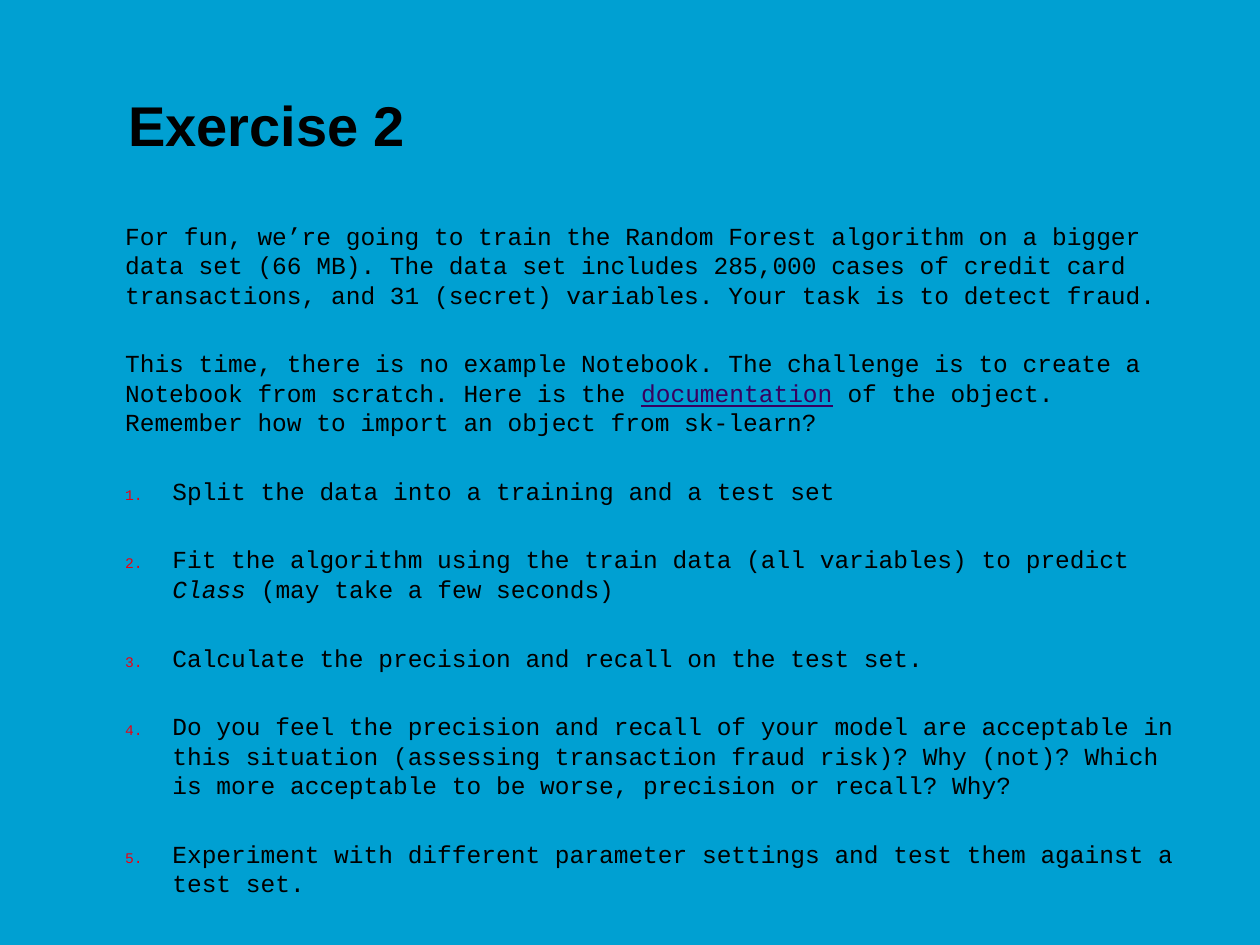
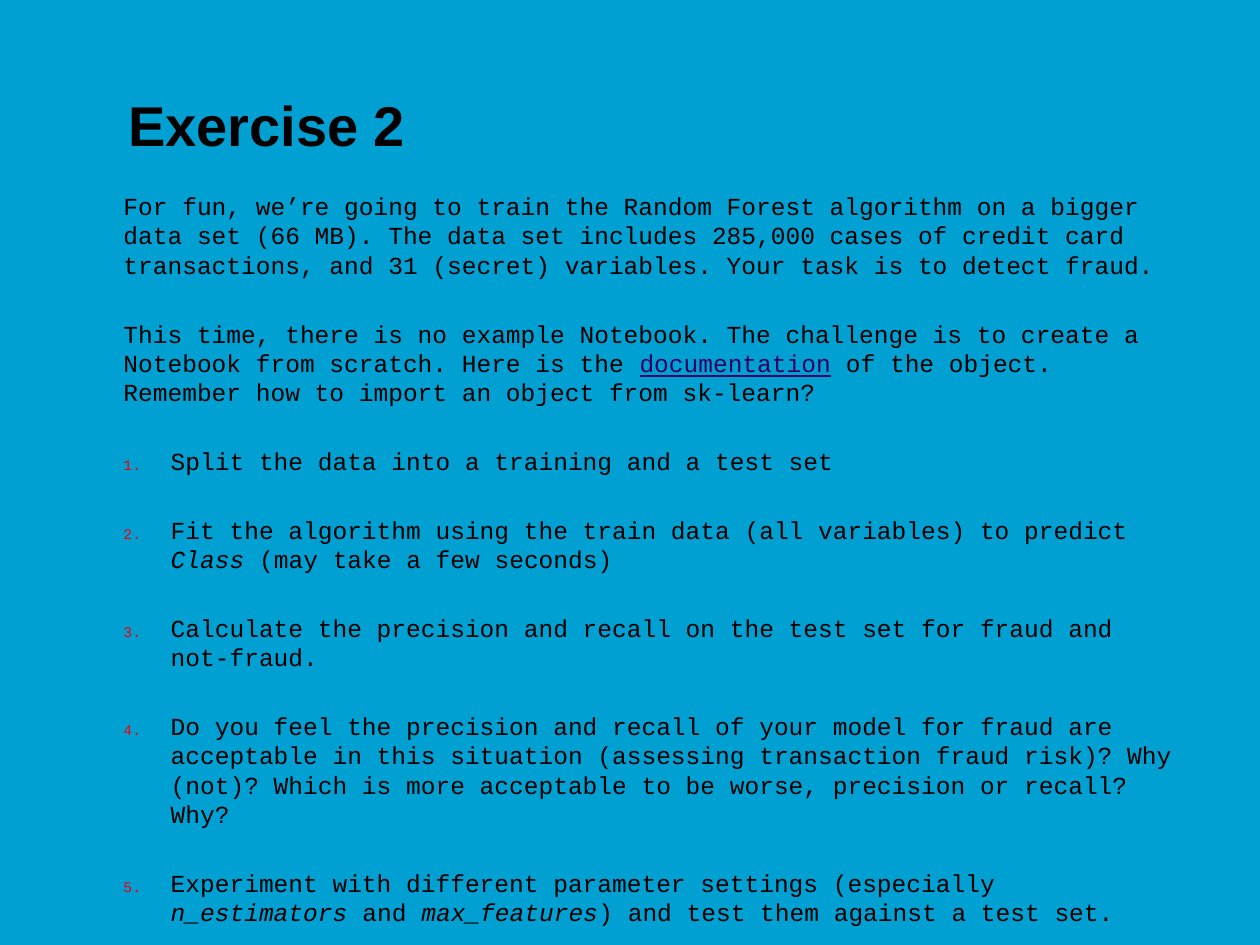
Before and after one commit to jonasmoons/data-driven-learning, a slide deck: slide 20 of slides/Week 5 - machine learning.pptx (slide 19 before the commit). Drawn at 1260x945 pixels with LibreOffice and Linux fonts; fonts in the diff are those of the drawing; background and template pictures are left out. Boxes give left, top, right and bottom in pixels: in the first picture for what was removed or moved away, otherwise in the second. Text is boxed around its words. In the diff, an @@ line names an element or a change of style, - is before the commit and + after.

```diff
--- a/slides/Week 5 - machine learning.pptx
+++ b/slides/Week 5 - machine learning.pptx
@@ text "For fun, we’re going to ...": place and size @@
-text "For fun, we’re going to ..." at box(125, 227, 1173, 893)
+text "For fun, we’re going to ..." at box(123, 197, 1171, 926)
@@ text at box(171, 619, 1171, 926): text changed @@
-3. Calculate the precision and recall on the test set.
-4. Do you feel the precision and recall of your model are acceptable in this situation (assessing transaction fraud risk)? Why (not)? Which is more acceptable to be worse, precision or recall? Why?
-5. Experiment with different parameter settings and test them against a test set.
+3. Calculate the precision and recall on the test set for fraud and not-fraud.
+4. Do you feel the precision and recall of your model for fraud are acceptable in this situation (assessing transaction fraud risk)? Why (not)? Which is more acceptable to be worse, precision or recall? Why?
+5. Experiment with different parameter settings (especially n_estimators and max_features) and test them against a test set.
```
Also in this commit, not shown: 1 other slide changed, 1 slide added, 3 other files.
